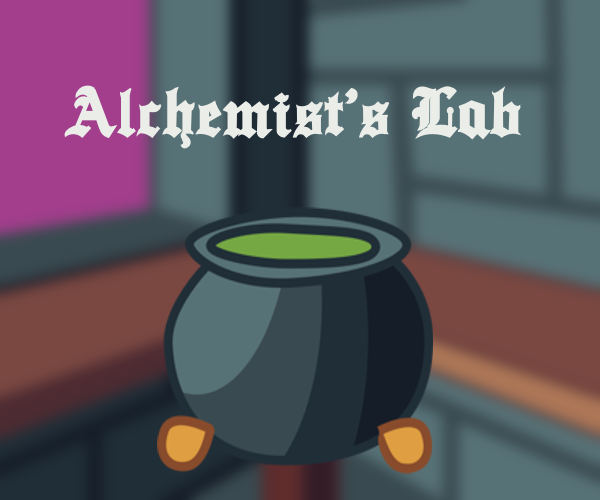
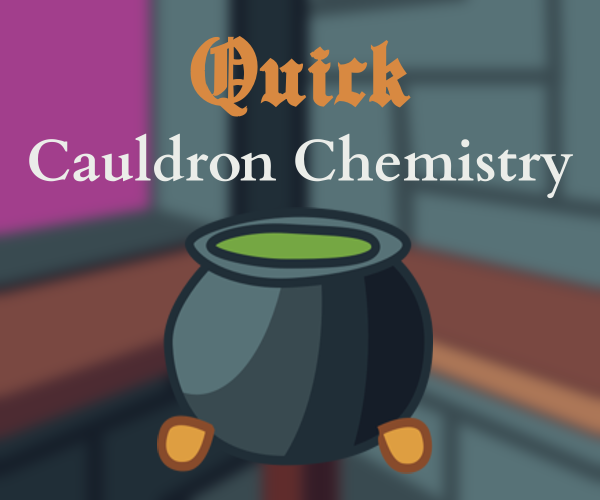
The second 600 x 500 image is a revision of the first. Changes to its layers:
painted on "Background" (1st of 2) over [29, 36, 574, 199]
painted on "Background" (2nd of 2) over [29, 36, 574, 199]